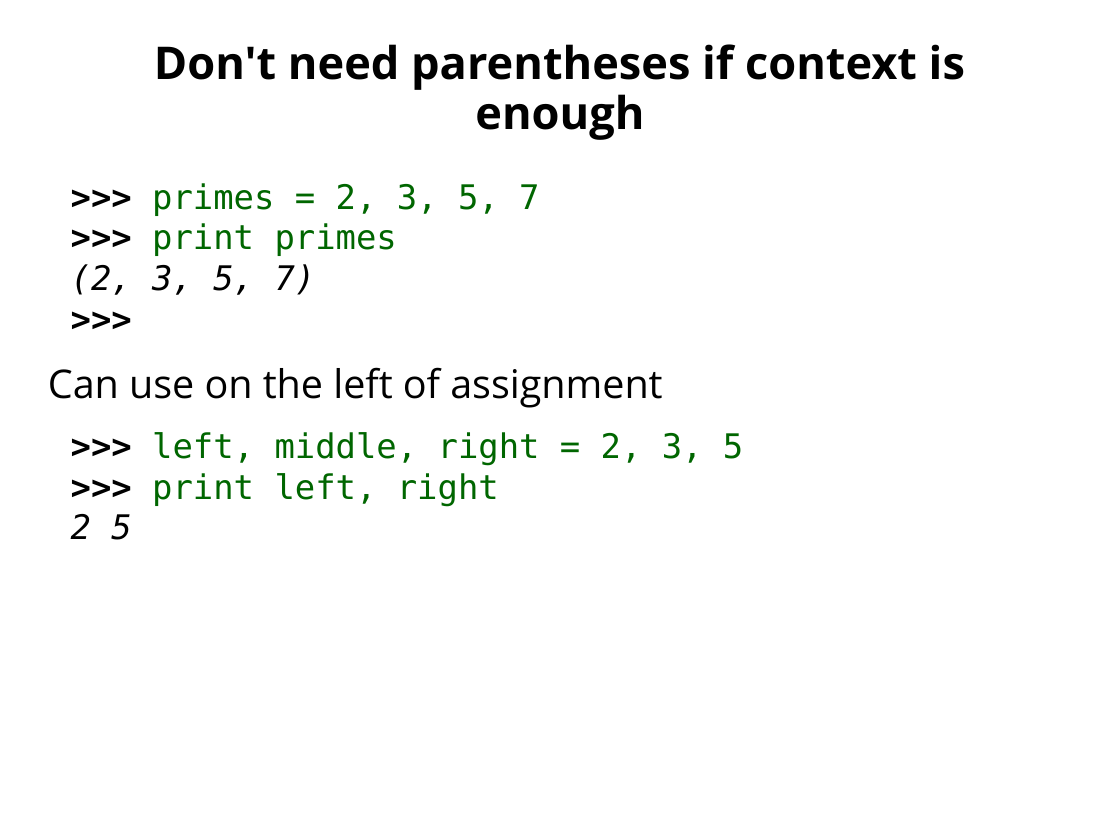
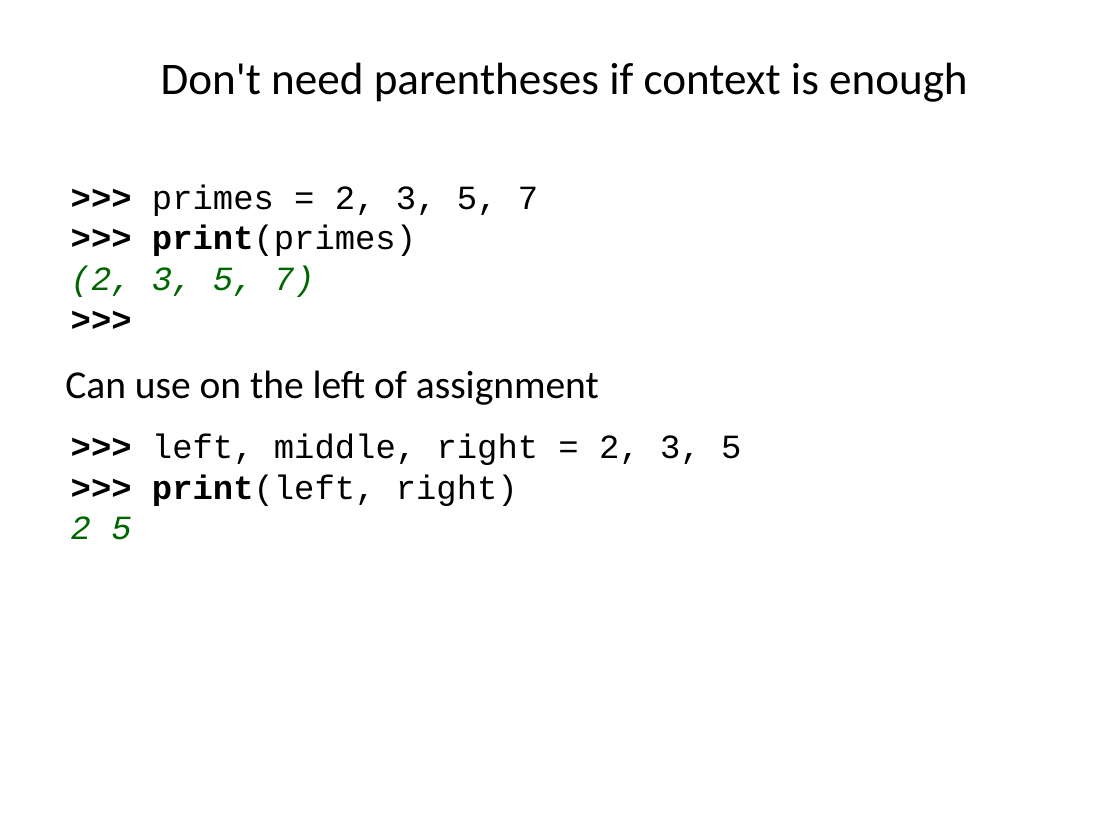
Before and after one commit to ncasuk/ncas-isc, a slide deck: slide 4 of python/presentations/learning_python/10_ceda-tuples.ppt. Drawn at 1120x840 pixels with LibreOffice and Linux fonts; fonts in the diff are those of the drawing; background and template pictures are left out. Boxes give left, top, right and bottom in pixels: in the first picture for what was removed or moved away, otherwise in the second. Text is boxed around its words. In the diff, an @@ line names an element or a change of style, - is before the commit and + after.

```diff
--- a/python/presentations/learning_python/10_ceda-tuples.ppt
+++ b/python/presentations/learning_python/10_ceda-tuples.ppt
@@ title "Don't need parentheses if context ..." at [161,62,968,102]: font Open Sans to Calibri, bold off; line spacing 0.93 to 0.9; vertical alignment top to middle @@
@@ text at [71,184,538,297]: font DejaVu Sans Mono to Courier New in ">>> primes = 2, 3, 5, 7", "(2, 3, 5, 7)", ">>>"; text colour #006600 to #000000 in "primes = 2, 3, 5, 7"; text colour #000000 to #006600 in "(2, 3, 5, 7)" @@
@@ text at [152,225,416,256]: text changed; font DejaVu Sans Mono to Courier New; text colour #006600 to #000000; bold on @@
->>> print primes
+>>> print(primes)
@@ text "Can use on the left ...": place and size @@
-text "Can use on the left ..." at [48,367,662,408]
+text "Can use on the left ..." at [65,370,599,405]
@@ text "Can use on the left ..." at [65,370,599,405]: font Open Sans to Calibri @@
@@ text at [71,433,741,540]: font DejaVu Sans Mono to Courier New in ">>> left, middle, right = 2, 3, ...", "2 5"; text colour #006600 to #000000 in "left, middle, right = 2, 3, 5"; text colour #000000 to #006600 in "2 5" @@
@@ text at [152,474,518,506]: text changed; font DejaVu Sans Mono to Courier New; text colour #006600 to #000000 @@
->>> print left, right
+>>> print(left, right)
```
Also in this commit, not shown: 8 other slides changed, 4 other files.
